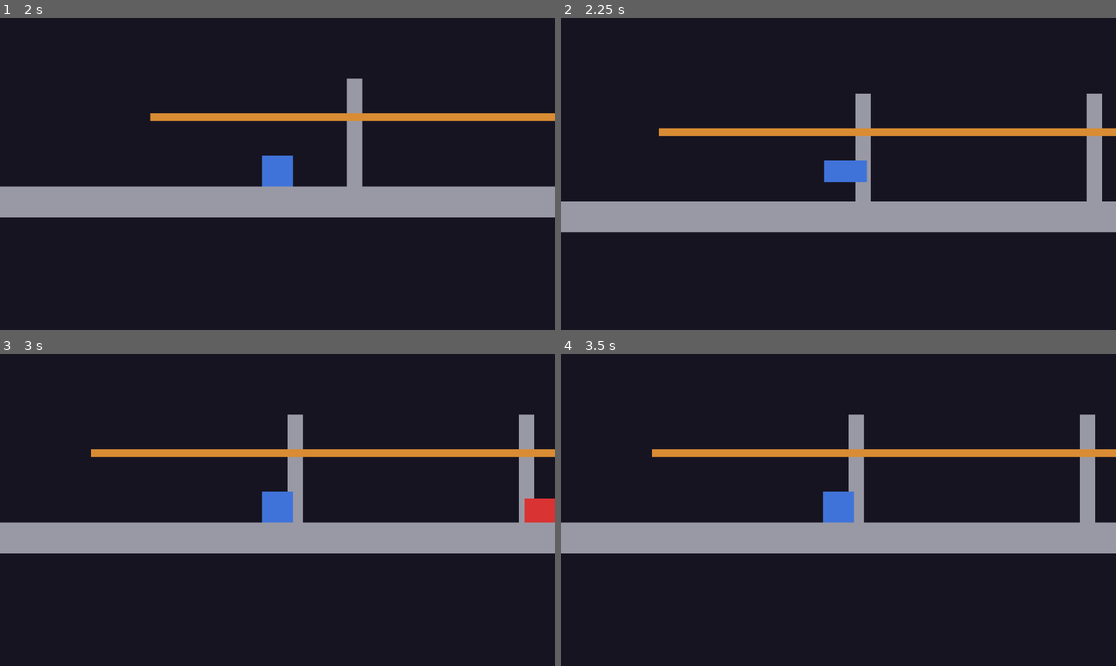
Above: before the commit, frames 1-4 (two rows, left to right).
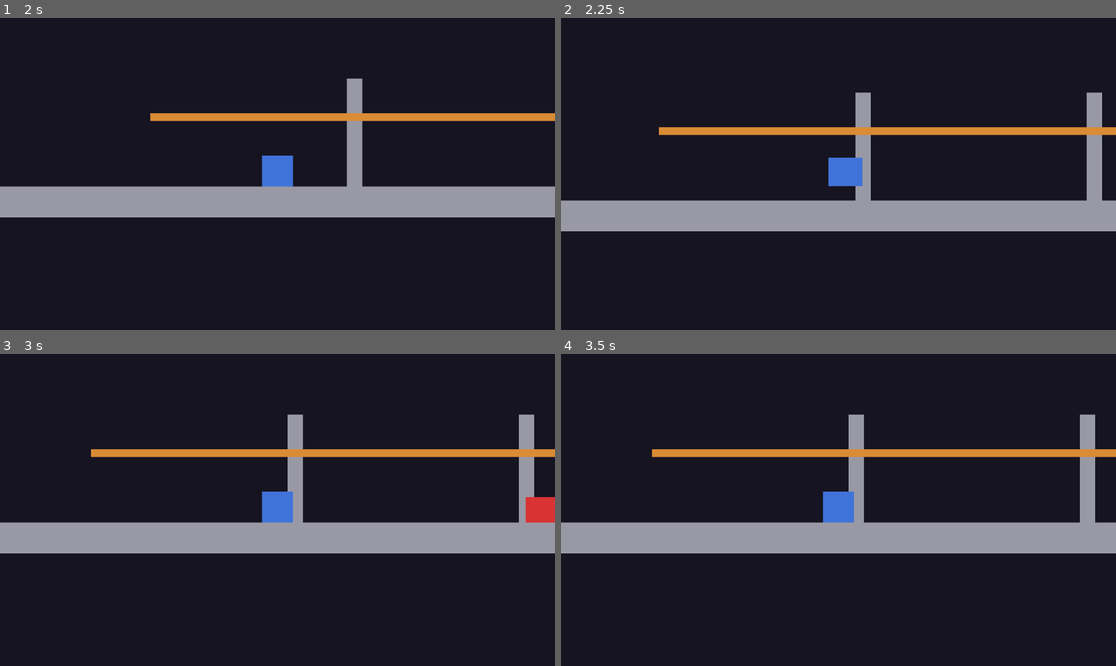
Above: after the commit, the same moments.

Repository: SumDumIdiut/tag
Game: Godot game, scene res://main/bootstrap.tscn
Two runs of this game, one before a commit and one after it. Both use one fixed random seed, a clock stepped at 60 frames per second and the inputs below.
Inputs (mouse positions are in pixels of both pictures, inside the frame that each line leads up to):
- Up to frame 1 (2 s): click "LOCAL" at 0.5 s; click "Play Tag" at 1.25 s
- Up to frame 2 (2.25 s): tap Enter at 2 s; move the mouse to (960, 158) at 2.02 s; hold D (move_right) from 2.03 s (still down); hold Space (jump) from 2.03 s (still down); tap J (dash) at 2.1 s; click (960, 158) at 2.17 s
- Up to frame 3 (3 s): release D (move_right) at 2.75 s; release Space (jump) at 2.75 s; drag from (166, 525) to (249, 572) at 2.77 s
- Up to frame 4 (3.5 s): no input

Frame 1 is identical in both runs. In frame 2, 1.9% of the frame differs, in the area x 0-100%, y 23-69%; in frame 3, less than 0.1%; in frame 4, nothing differs.

Commit message:
Fix a dash into a wall/floor killing all momentum and freezing the player
_process_dash() reasserted full DASH_SPEED straight into whatever the dash
was blocked by, every remaining frame of DASH_DURATION -- move_and_slide()
just re-arrested it each time, going nowhere -- and even its natural-expiry
branch reasserted one more push in that same blocked direction right as
control was handed back, so the first thing that happened after a dash
"ended" against a surface was another slam immediately zeroed out. Every
other dash-momentum path in this file (_wall_jump, _dash_jump_cancel,
_dash_wall_jump_kick) already redirects/preserves speed instead of
destroying it against a surface -- this was the one path that didn't.

Adds _end_dash_on_impact(), called right after move_and_slide() while still
dashing: ends the dash the instant a collision opposes the dash direction,
clipping only the into-surface component so a diagonal dash keeps
falling/sliding along the surface instead of freezing outright. Checked via
this frame's actual get_slide_collision() result, not is_on_wall_only()/
is_on_floor() -- confirmed live those resting-contact heuristics don't
reliably read true on the exact frame of a DASH_SPEED impact, which would
have left a naive on_wall()-based check blocked for a frame or two after
the real impact.

Verified via a throwaway headless test scene (deleted after use): straight
dash into floor and into wall both now end on the exact impact frame with
correctly zeroed velocity, and a diagonal dash into a wall correctly keeps
its along-the-wall (falling) component instead of stopping dead.

Diff:
--- a/game/player/player.gd
+++ b/game/player/player.gd
@@ -341,6 +341,9 @@
 		facing = 1 if move_dir.x > 0.0 else -1
 
 	move_and_slide()
+
+	if is_dashing:
+		_end_dash_on_impact()
 
 	# Dashing (or just running) into the top edge of a platform hits its
 	# vertical face square-on -- a hard 90-degree corner has no slope to
@@ -711,3 +714,42 @@
 			end_speed *= DASH_END_UP_MULT
 		velocity = dash_direction * end_speed
 		dash_jump_grace_timer = DASH_JUMP_WINDOW
+
+## Ends a dash immediately the instant it hits something solid, instead of
+## continuing to reassert full DASH_SPEED into it for the rest of the dash's
+## duration -- without this, a dash blocked by a wall/floor kept slamming
+## into it every remaining frame (move_and_slide() just re-arrested it each
+## time, going nowhere), and even the natural-expiry branch in
+## _process_dash() reasserted ANOTHER push in that same blocked direction
+## right as control was handed back. Every other dash-momentum path in this
+## file (_wall_jump, _dash_jump_cancel, _dash_wall_jump_kick) explicitly
+## redirects/preserves speed instead of destroying it against a surface --
+## this makes a dash that simply runs into something, with no jump pressed,
+## follow that same rule instead of being the one path that doesn't.
+##
+## Checked via THIS frame's actual move_and_slide() collision result, not
+## is_on_wall_only()/is_on_floor() -- confirmed live that those
+## resting-contact heuristics don't reliably read true on the exact frame of
+## a DASH_SPEED impact (a body moving that fast into a surface can resolve
+## the slide without leaving is_on_wall_only() true that same frame), which
+## would have left an is_on_wall_only()/is_on_floor()-based check blocked
+## for a frame or two after the real impact. get_slide_collision() has no
+## such lag -- it's exactly what this move_and_slide() call actually
+## resolved.
+func _end_dash_on_impact() -> void:
+	for i in get_slide_collision_count():
+		var normal := get_slide_collision(i).get_normal()
+		if normal.dot(dash_direction) < -0.3:
+			is_dashing = false
+			var end_speed := DASH_END_SPEED
+			if dash_direction.y < -0.5:
+				end_speed *= DASH_END_UP_MULT
+			# Clips only the component driving into the surface -- a
+			# wall/floor only blocks motion into it, not motion parallel to
+			# it (same rule _dash_wall_jump_kick's own comment states), so a
+			# diagonal dash hitting a wall/floor keeps falling/sliding along
+			# it instead of stopping dead.
+			var into_surface := normal * normal.dot(dash_direction)
+			velocity = (dash_direction - into_surface) * end_speed
+			dash_jump_grace_timer = DASH_JUMP_WINDOW
+			return
